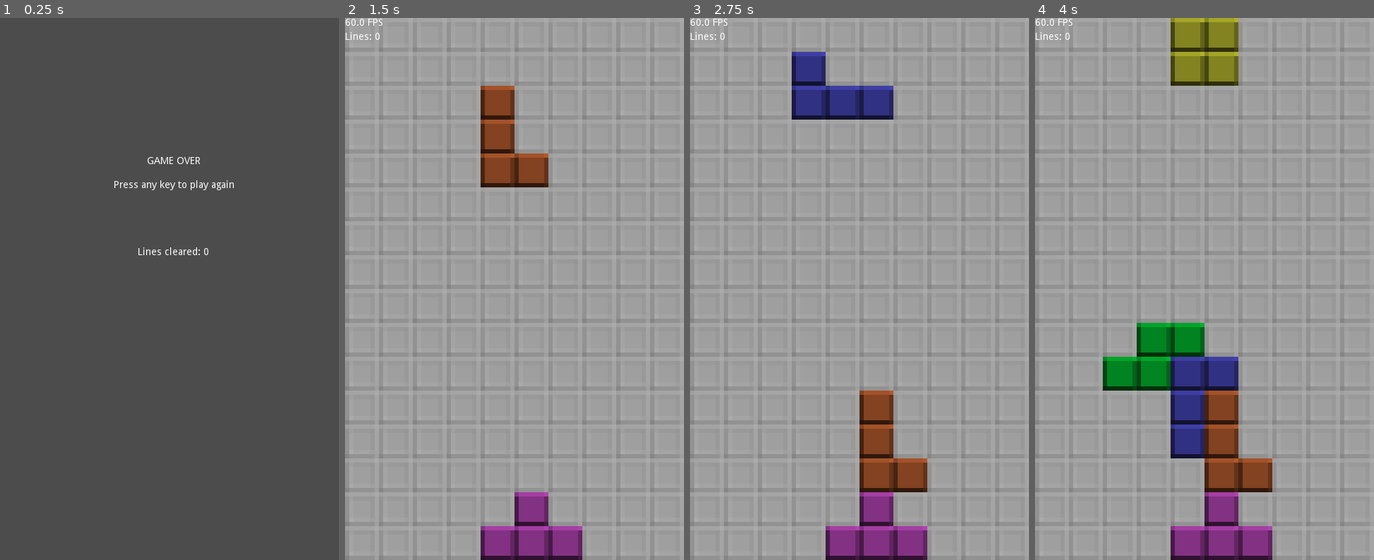
Above: before the commit, frames 1-4 (left to right).
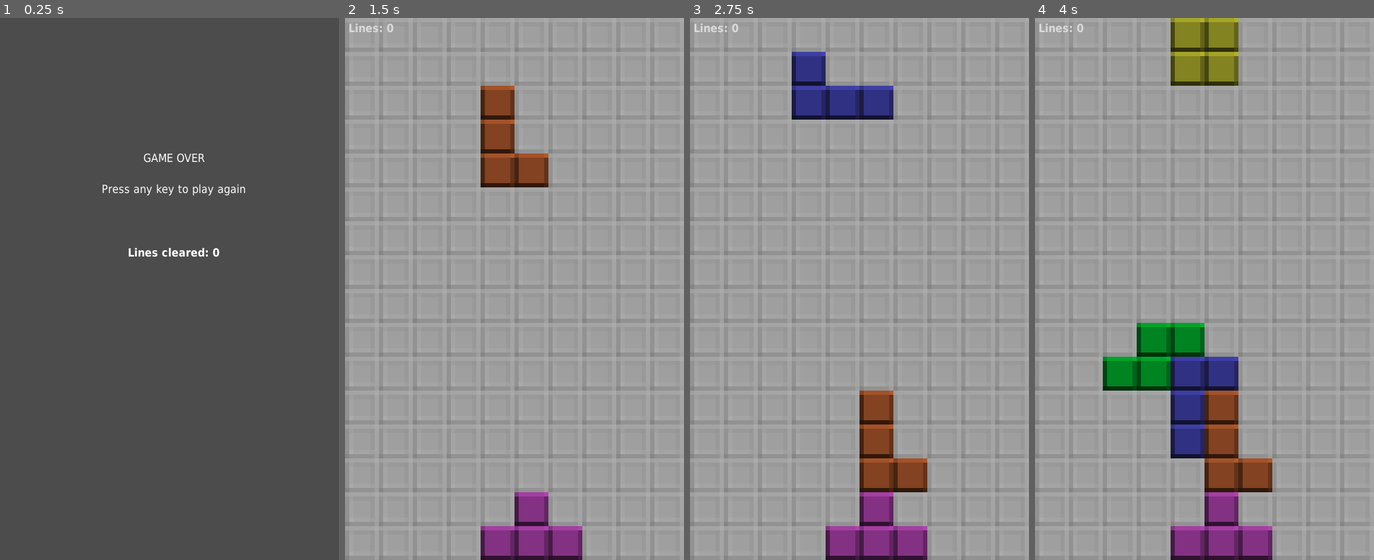
Above: after the commit, the same moments.

Repository: c2d7fa/tetromino-game
Game: Godot game, scene res://Scenes/GameOverScene.tscn
Two runs of this game, one before a commit and one after it. Both use one fixed random seed, a clock stepped at 60 frames per second and the inputs below. This scene is started directly instead of the project's main scene.
Inputs:
- Up to frame 1 (0.25 s): no input
- Up to frame 2 (1.5 s): tap Enter at 0.5 s; hold Right (move_right) 0.53-1.28 s; hold Space (drop) 0.53-1.28 s; hold Down (move_down) from 1.28 s (still down); tap Up (rotate_clockwise) at 1.35 s
- Up to frame 3 (2.75 s): release Down (move_down) at 2.03 s; hold Right (move_right) from 2.03 s (still down); hold Space (drop) from 2.03 s (still down)
- Up to frame 4 (4 s): release Space (drop) at 2.78 s; tap Up (rotate_clockwise) at 2.85 s; tap Space (drop) at 3.5 s; release Right (move_right) at 3.53 s; hold Left (move_left) from 3.53 s (still down); hold Space (drop) from 3.53 s (still down)

The runs differ from the first frame. In frame 1, 0.8% of the frame differs, in the area x 30-73%, y 25-45%; in frame 2, 0.2%; in frame 3, 0.2%; in frame 4, 0.2%.

Commit message:
Use nicer fonts for UI

Diff:
--- a/Scenes/GameOverScene.tscn
+++ b/Scenes/GameOverScene.tscn
@@ -1,6 +1,14 @@
-[gd_scene load_steps=2 format=2]
+[gd_scene load_steps=6 format=2]
 
 [ext_resource path="res://Scripts/GameOver.gd" type="Script" id=1]
+[ext_resource path="res://Assets/DejaVuSansCondensed.ttf" type="DynamicFontData" id=2]
+[ext_resource path="res://Assets/DejaVuSansCondensed-Bold.ttf" type="DynamicFontData" id=3]
+
+[sub_resource type="DynamicFont" id=1]
+font_data = ExtResource( 2 )
+
+[sub_resource type="DynamicFont" id=2]
+font_data = ExtResource( 3 )
 
 [node name="GameOverScene" type="Node2D"]
 script = ExtResource( 1 )
@@ -10,6 +18,7 @@
 margin_top = 142.0
 margin_right = 418.0
 margin_bottom = 299.0
+custom_fonts/font = SubResource( 1 )
 text = "GAME OVER
 
 Press any key to play again"
@@ -21,6 +30,7 @@
 margin_top = 308.0
 margin_right = 310.0
 margin_bottom = 357.0
+custom_fonts/font = SubResource( 2 )
 text = "Lines cleared: 99999"
 align = 1
 valign = 1
--- a/Scenes/MainScene.tscn
+++ b/Scenes/MainScene.tscn
@@ -1,9 +1,12 @@
-[gd_scene load_steps=5 format=2]
+[gd_scene load_steps=6 format=2]
 
 [ext_resource path="res://Scripts/Main.gd" type="Script" id=1]
-[ext_resource path="res://Scripts/FpsLabel.gd" type="Script" id=2]
+[ext_resource path="res://Assets/DejaVuSansCondensed-Bold.ttf" type="DynamicFontData" id=2]
 [ext_resource path="res://Scenes/ScoreLabel.gd" type="Script" id=3]
 [ext_resource path="res://Scripts/Board.gd" type="Script" id=4]
+
+[sub_resource type="DynamicFont" id=1]
+font_data = ExtResource( 2 )
 
 [node name="MainScene" type="Node2D"]
 script = ExtResource( 1 )
@@ -11,16 +14,13 @@
 [node name="UI" type="Node2D" parent="."]
 z_index = 1
 
-[node name="FpsLabel" type="Label" parent="UI"]
-margin_right = 58.0
-margin_bottom = 14.0
-text = "9999 FPS"
-script = ExtResource( 2 )
-
 [node name="ScoreLabel" type="Label" parent="UI"]
-margin_top = 20.0
-margin_right = 74.0
-margin_bottom = 34.0
+margin_left = 5.0
+margin_top = 5.0
+margin_right = 99.0
+margin_bottom = 24.0
+custom_fonts/font = SubResource( 1 )
+custom_colors/font_color = Color( 0.858824, 0.858824, 0.858824, 1 )
 text = "Lines: 9999"
 script = ExtResource( 3 )
 
Binary file added: Assets/DejaVuSansCondensed-Bold.ttf
Binary file added: Assets/DejaVuSansCondensed.ttf
